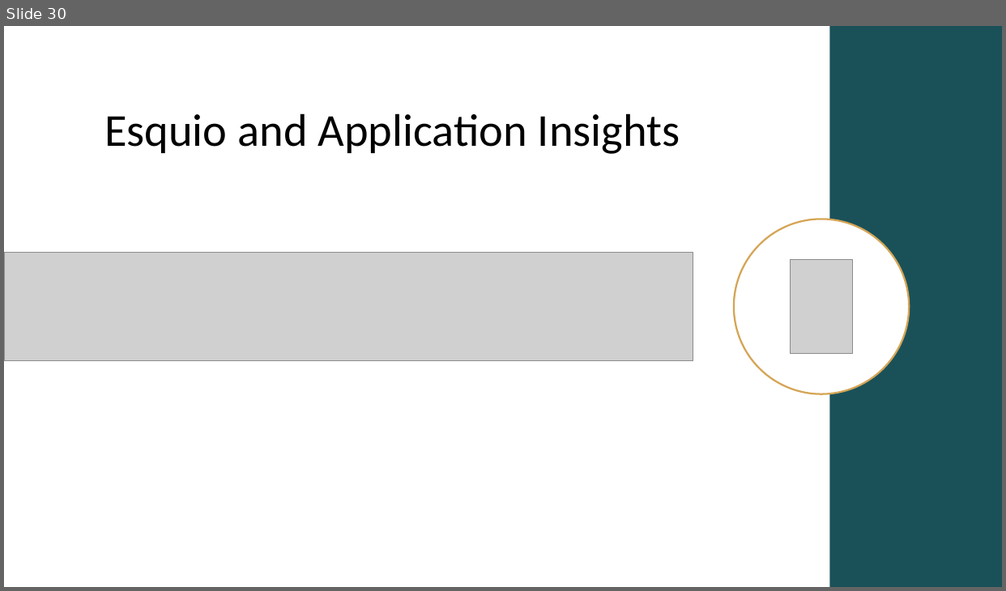
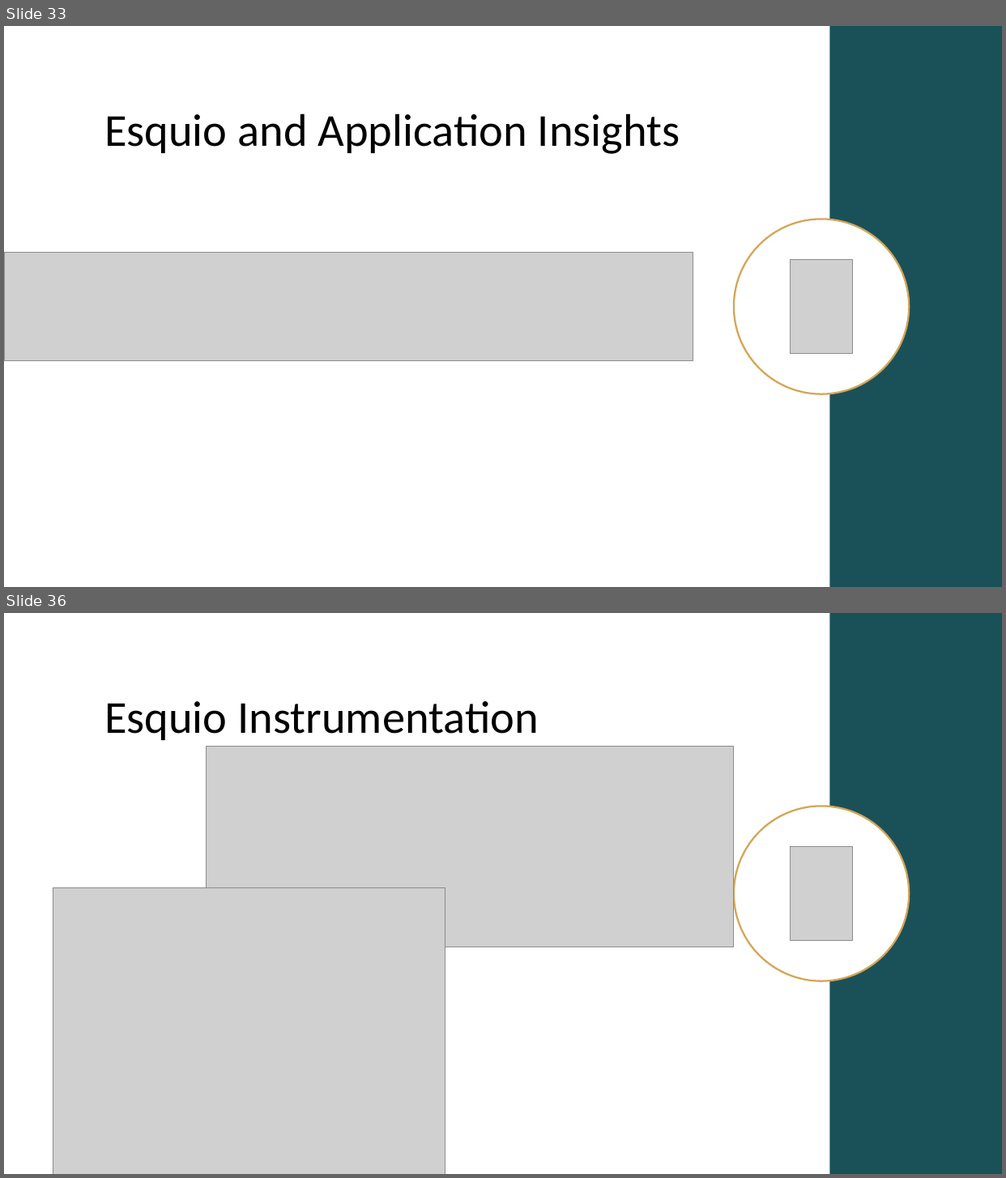
Before and after one commit to Xabaril/Esquio, a slide deck: docs/slides/esquio-overview-101.pptx. Shown one above the other, each under a label of ours: slide 30 before the commit, slides 33 and 36 after it; the slides between them are not shown. The pictures are 1006x591 and 1006x1178 pixels, drawn with LibreOffice and Linux fonts; fonts in the diff are those of the drawing; grey boxes stand for pictures. Boxes give left, top, right and bottom in pixels: in the first picture for what was removed or moved away, otherwise in the second. Text is boxed around its words. In the diff, an @@ line names an element or a change of style, - is before the commit and + after.

```diff
--- a/docs/slides/esquio-overview-101.pptx
+++ b/docs/slides/esquio-overview-101.pptx
@@ slide 36 added at bbox=[4, 613, 1002, 1174], background #FFFFFF @@
@@ rectangle added at bbox=[829, 613, 1002, 1174], fill #1A5159 @@
@@ title added at bbox=[104, 701, 538, 740], 44 pt, text #000000 @@
+Esquio Instrumentation
@@ picture added at bbox=[206, 747, 734, 948] @@
@@ ellipse added at bbox=[734, 806, 909, 982], fill #FFFFFF, outline #D5A556 1.75 pt @@
@@ picture added at bbox=[791, 847, 853, 941] @@
@@ picture added at bbox=[53, 888, 445, 1174] @@
@@ what was slide 30 is now slide 33 @@
```
Also in this commit, not shown: 11 slides changed, 5 other slides added.
